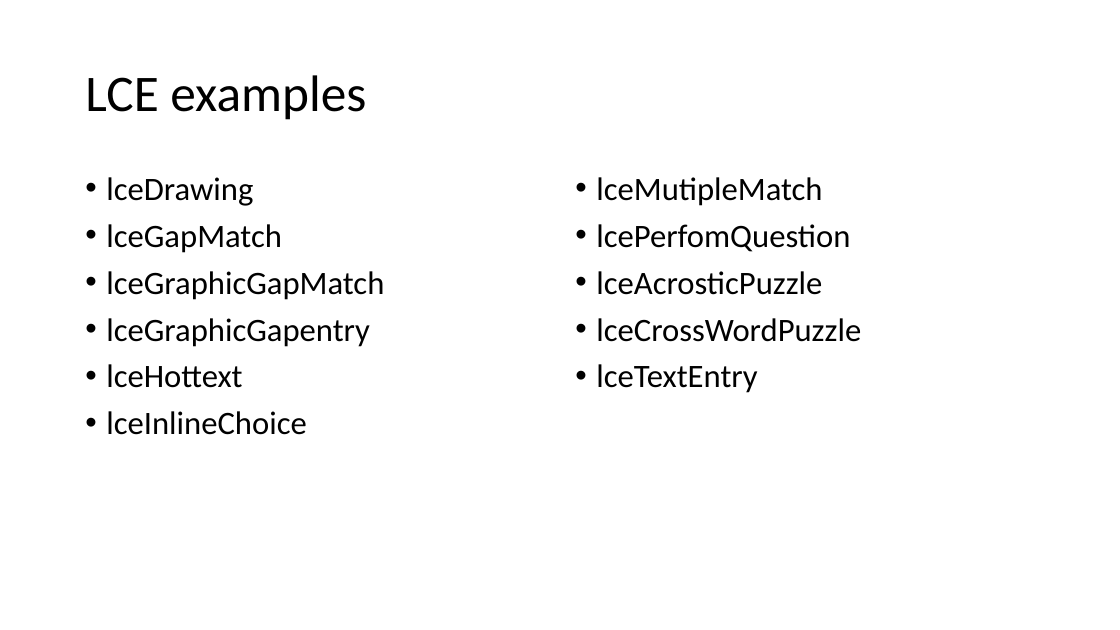
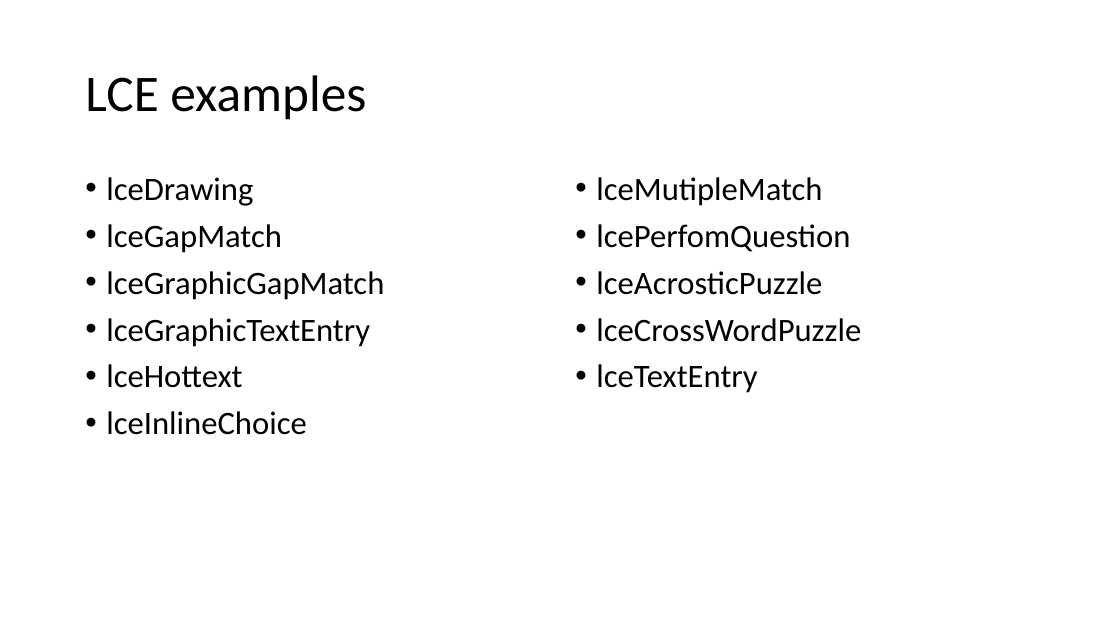
Before and after one commit to birgitstrackenbrock/dita13.lc.extra-interactions, a slide deck: slide 2 of documentation/Interaction_examples_visual.pptx. Drawn at 1120x630 pixels with LibreOffice and Linux fonts; fonts in the diff are those of the drawing. Boxes give left, top, right and bottom in pixels: in the first picture for what was removed or moved away, otherwise in the second. Text is boxed around its words. In the diff, an @@ line names an element or a change of style, - is before the commit and + after.

```diff
--- a/documentation/Interaction_examples_visual.pptx
+++ b/documentation/Interaction_examples_visual.pptx
@@ text at [106, 318, 370, 347]: text changed @@
-• lceGraphicGapentry
+• lceGraphicTextEntry
```
Also in this commit, not shown: 4 other files.
